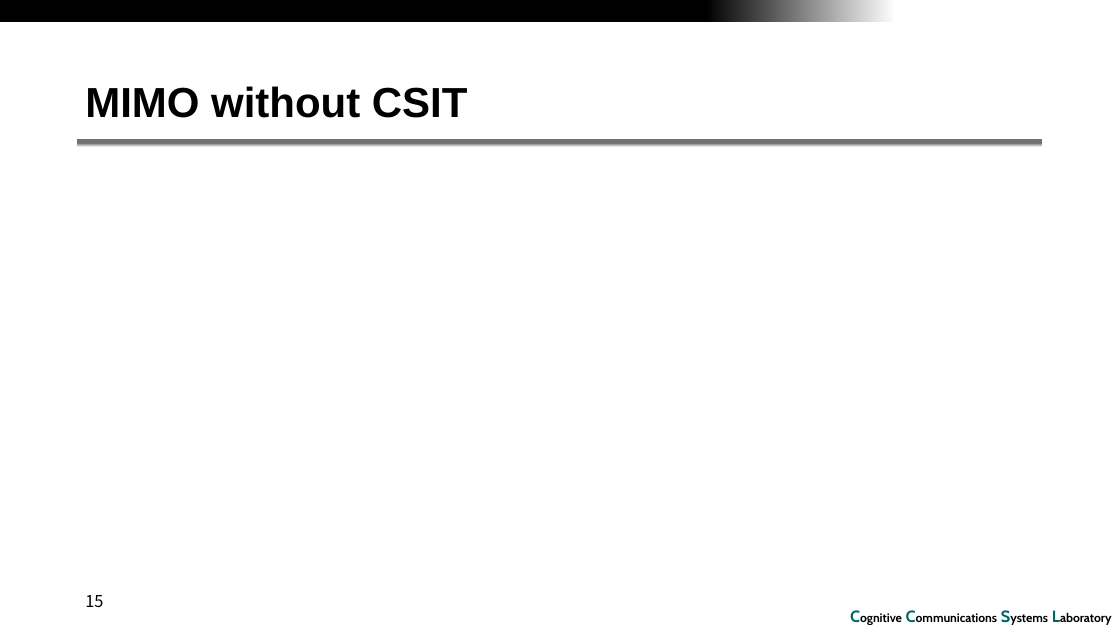
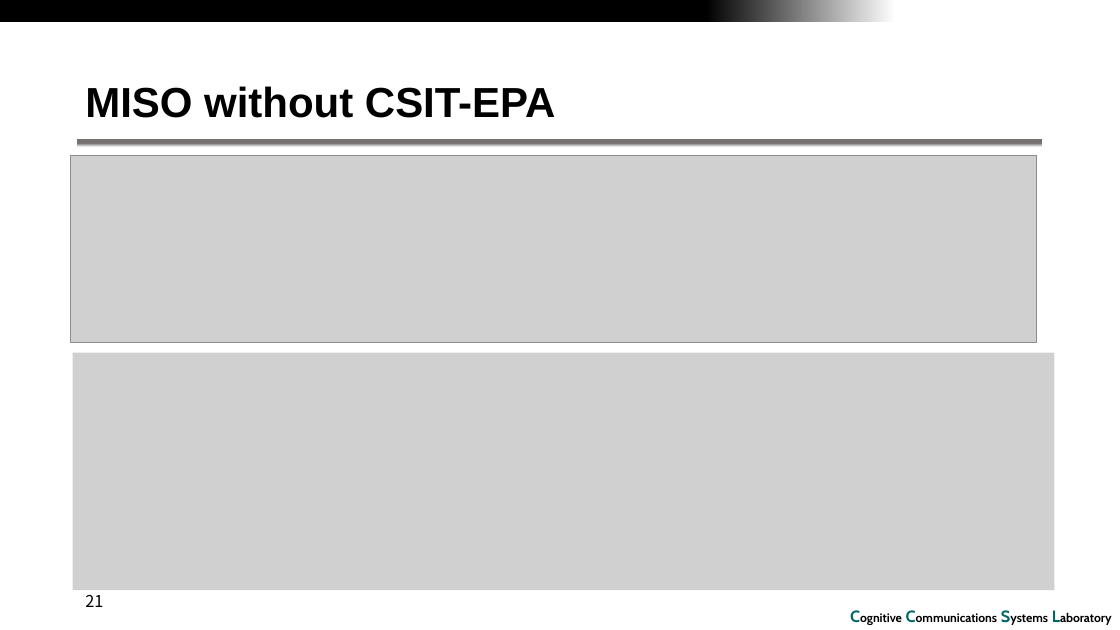
Before and after one commit to RefatHanbat/Presentation-of-SDM, a slide deck: slide 21 of assignment-5.pptx (slide 15 before the commit). Drawn at 1120x630 pixels with LibreOffice and Linux fonts; fonts in the diff are those of the drawing; grey boxes stand for pictures; background and template pictures are left out. Boxes give left, top, right and bottom in pixels: in the first picture for what was removed or moved away, otherwise in the second. Text is boxed around its words. In the diff, an @@ line names an element or a change of style, - is before the commit and + after.

```diff
--- a/assignment-5.pptx
+++ b/assignment-5.pptx
@@ title at bbox=[85, 86, 555, 118]: text changed @@
-MIMO without CSIT
+MISO without CSIT-EPA
@@ picture added at bbox=[71, 155, 1037, 343] @@
@@ picture added at bbox=[72, 353, 1054, 591] @@
@@ page number at bbox=[85, 595, 103, 607]: text changed @@
-15
+21
```
Also in this commit, not shown: 15 other slides changed, 34 slides added, 3 slides removed, 5 other files.
